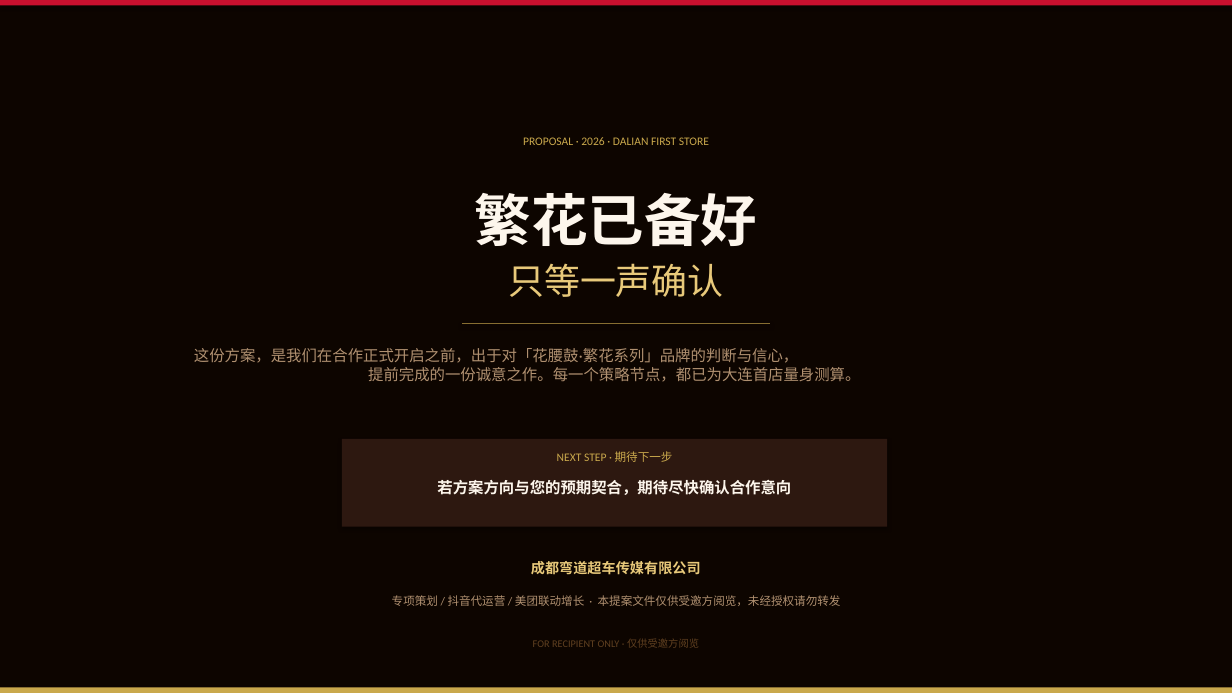
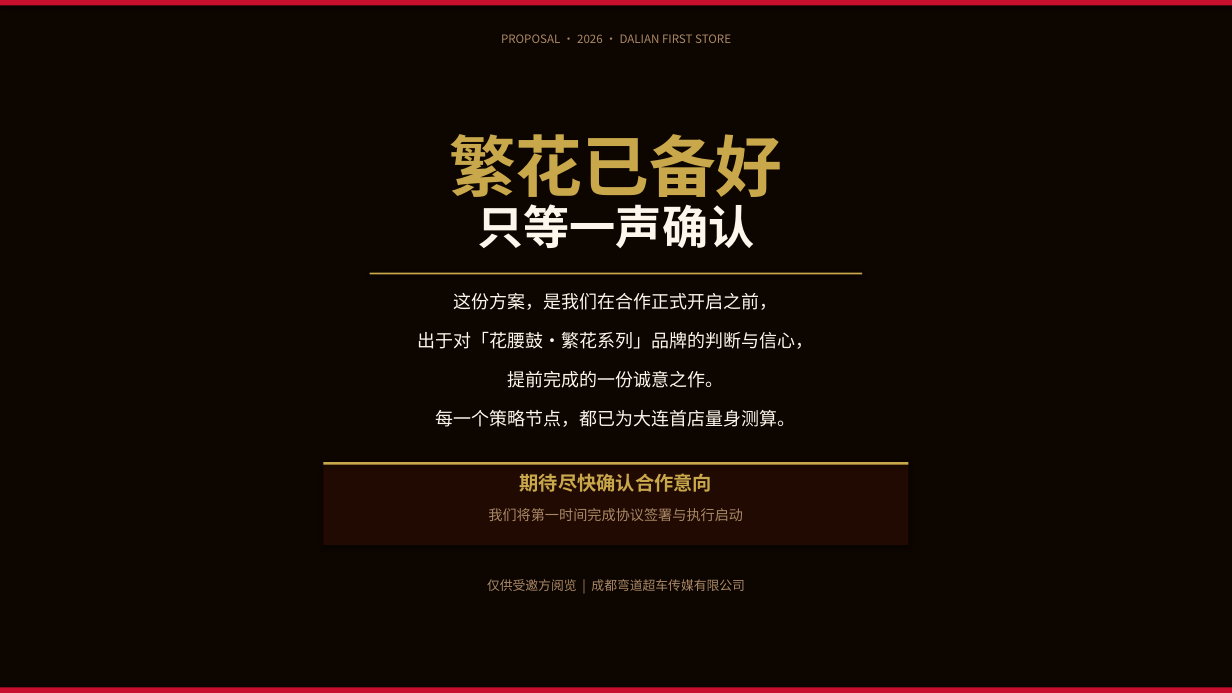
Before and after one commit to zhuoyihang/huayaogu-dalian, a slide deck: slide 9 of 花腰鼓大连首店抖音投流方案.pptx. Drawn at 1232x693 pixels with LibreOffice and Linux fonts; fonts in the diff are those of the drawing. Boxes give left, top, right and bottom in pixels: in the first picture for what was removed or moved away, otherwise in the second. Text is boxed around its words. In the diff, an @@ line names an element or a change of style, - is before the commit and + after.

```diff
--- a/花腰鼓大连首店抖音投流方案.pptx
+++ b/花腰鼓大连首店抖音投流方案.pptx
@@ background #0D0500 to #FFFFFF @@
@@ text "PROPOSAL · 2026 · DALIAN ...": place and size @@
-text "PROPOSAL · 2026 · DALIAN ..." at (523, 137, 709, 145)
+text "PROPOSAL · 2026 · DALIAN ..." at (501, 34, 731, 43)
@@ text "PROPOSAL · 2026 · DALIAN ..." at (501, 34, 731, 43): font Calibri to Noto Sans CJK SC, text colour #C9A84C to #AA8866 @@
@@ rectangle added at (0, 0, 1232, 693), fill #0D0500 @@
@@ text "繁花已备好": place and size @@
-text "繁花已备好" at (475, 193, 757, 246)
+text "繁花已备好" at (449, 134, 782, 208)
@@ text "繁花已备好" at (449, 134, 782, 208): size 44 to 52 pt, font Calibri to Noto Sans CJK SC, text colour #FDF6EC to #C9A84C @@
@@ text "只等一声确认": place and size @@
-text "只等一声确认" at (508, 263, 723, 297)
+text "只等一声确认" at (477, 204, 754, 248)
@@ text "只等一声确认" at (477, 204, 754, 248): size 28 to 36 pt, font Calibri to Noto Sans CJK SC, text colour #E8C97A to #FDF6EC, bold on @@
@@ rectangle: place and size @@
-rectangle at (462, 323, 770, 324)
+rectangle at (370, 273, 862, 274)
@@ text added at (454, 293, 778, 310), 14 pt, text #FDF6EC @@
+这份方案，是我们在合作正式开启之前，
@@ text at (418, 331, 814, 349): text changed; size 12 to 14 pt; font Calibri to Noto Sans CJK SC; text colour #B09070 to #FDF6EC @@
-这份方案，是我们在合作正式开启之前，出于对「花腰鼓·繁花系列」品牌的判断与信心，
-提前完成的一份诚意之作。每一个策略节点，都已为大连首店量身测算。
+出于对「花腰鼓·繁花系列」品牌的判断与信心，
@@ text added at (508, 371, 724, 388), 14 pt, text #FDF6EC @@
+提前完成的一份诚意之作。
@@ text added at (436, 410, 796, 427), 14 pt, text #FDF6EC @@
+每一个策略节点，都已为大连首店量身测算。
@@ rectangle: place and size @@
-rectangle at (342, 439, 887, 527)
+rectangle at (323, 462, 909, 545)
@@ rectangle at (323, 462, 909, 545): fill #2D1810 to #200A02 @@
@@ rectangle added at (323, 462, 909, 465), fill #C9A84C @@
@@ text at (520, 473, 713, 492): text changed; size 12 to 15 pt; font Calibri to Noto Sans CJK SC; text colour #FDF6EC to #C9A84C @@
-若方案方向与您的预期契合，期待尽快确认合作意向
+期待尽快确认合作意向
@@ text removed at (557, 451, 673, 462) @@
-NEXT STEP · 期待下一步
@@ text added at (488, 508, 743, 521), 11 pt, text #AA8866 @@
+我们将第一时间完成协议签署与执行启动
@@ text removed at (392, 595, 841, 606) @@
-专项策划 / 抖音代运营 / 美团联动增长 · 本提案文件仅供受邀方阅览，未经授权请勿转发
@@ text at (487, 579, 745, 591): text changed; size 11 to 10 pt; font Calibri to Noto Sans CJK SC; text colour #E8C97A to #AA8866; bold off @@
-成都弯道超车传媒有限公司
+仅供受邀方阅览 | 成都弯道超车传媒有限公司
@@ text removed at (533, 638, 699, 648) @@
-FOR RECIPIENT ONLY · 仅供受邀方阅览
@@ rectangle at (0, 688, 1232, 693): fill #C9A84C to #C8102E @@
```
Also in this commit, not shown: 4 other slides changed, 4 slides added, 4 slides removed.
